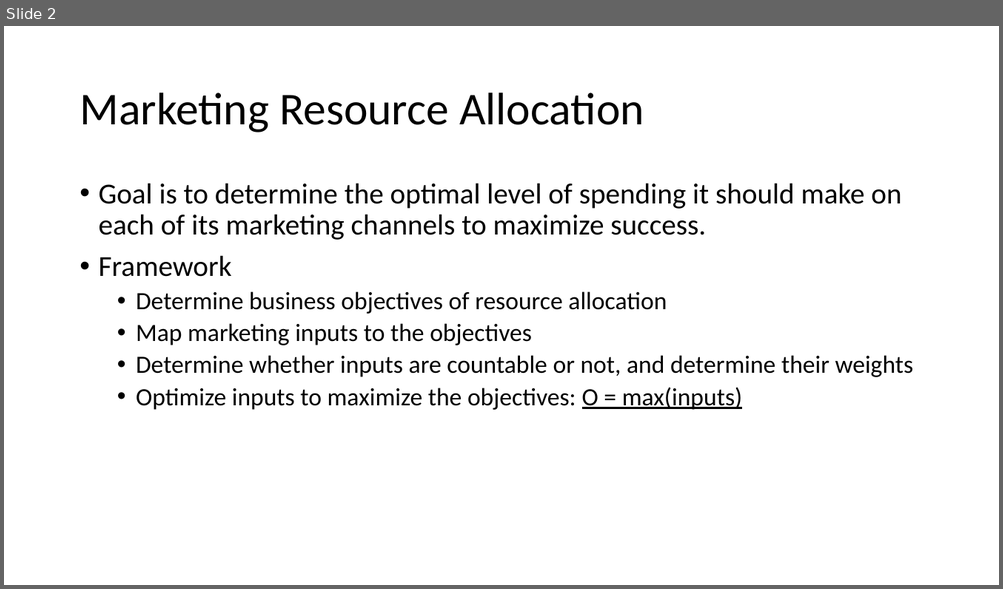
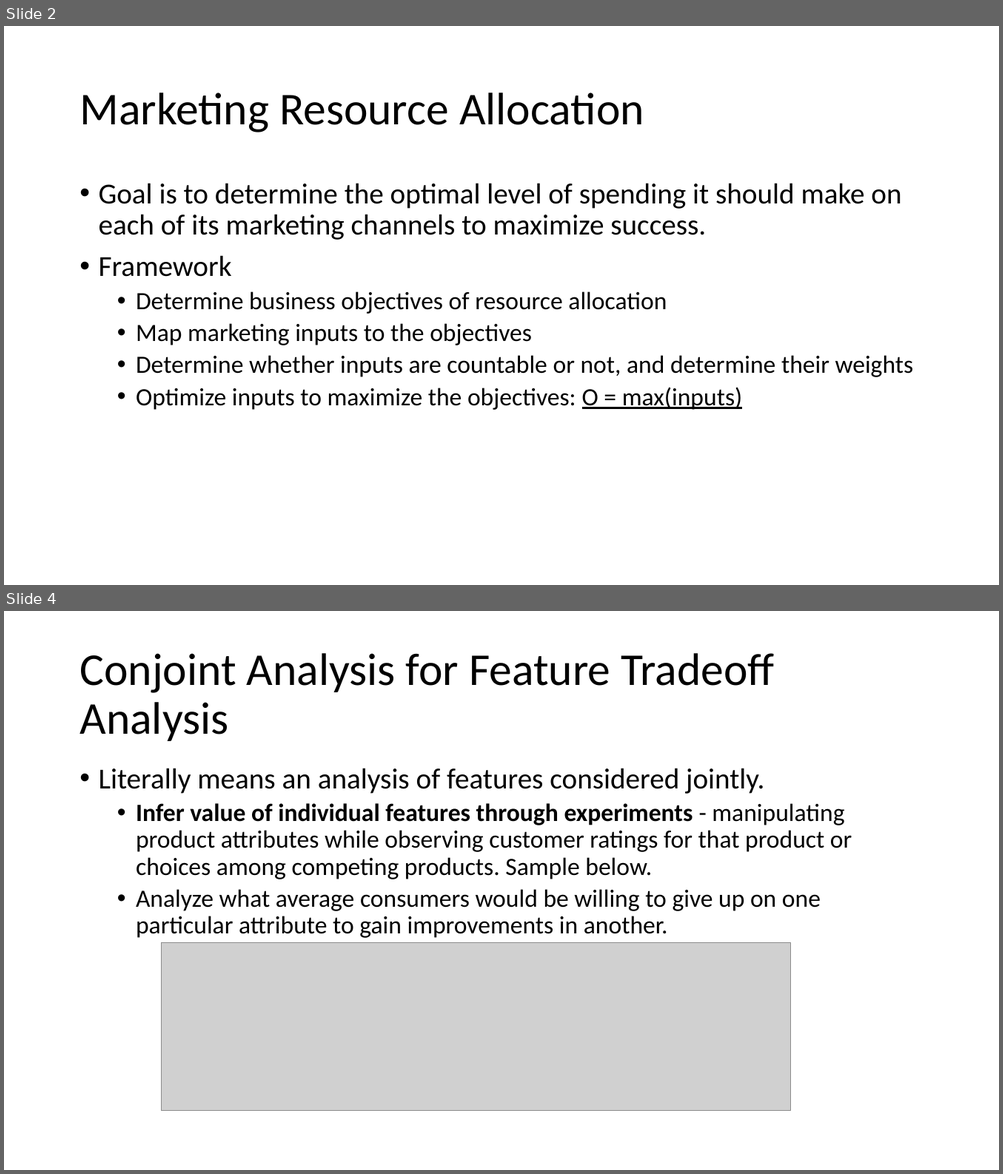
Before and after one commit to ginobaltazar7/MarketingDS, a slide deck: Marketing Analytics.pptx. Shown one above the other, each under a label of ours: slide 2 before the commit, slides 2 and 4 after it; the slides between them are not shown. The pictures are 1003x589 and 1003x1174 pixels, drawn with LibreOffice and Linux fonts; fonts in the diff are those of the drawing; grey boxes stand for pictures. Boxes give left, top, right and bottom in pixels: in the first picture for what was removed or moved away, otherwise in the second. Text is boxed around its words. In the diff, an @@ line names an element or a change of style, - is before the commit and + after.

```diff
--- a/Marketing Analytics.pptx
+++ b/Marketing Analytics.pptx
@@ slide 4 added at <box>4,611,999,1170</box>, background #FFFFFF @@
@@ title added at <box>79,653,774,741</box>, 44 pt, text #000000 @@
+Conjoint Analysis for Feature Tradeoff Analysis
@@ text added at <box>99,768,851,938</box>, 24 pt, text #000000 @@
+• Literally means an analysis of features considered jointly.
+  • Infer value of individual features through experiments - manipulating product attributes while observing customer ratings for that product or choices among competing products. Sample below.
+  • Analyze what average consumers would be willing to give up on one particular attribute to gain improvements in another.
@@ picture added at <box>162,943,791,1111</box> @@
```
Also in this commit, not shown: 1 slide changed, 1 other file.
